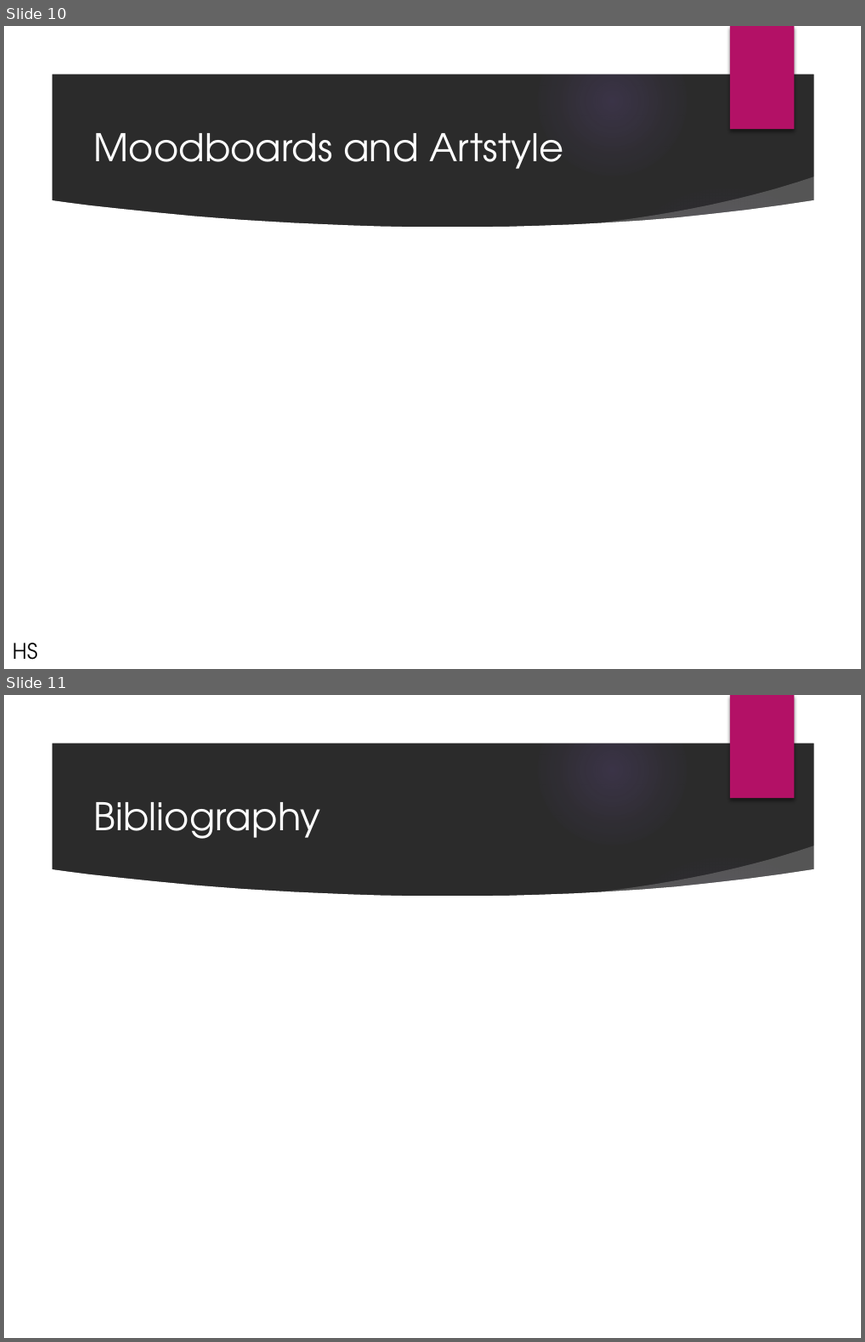
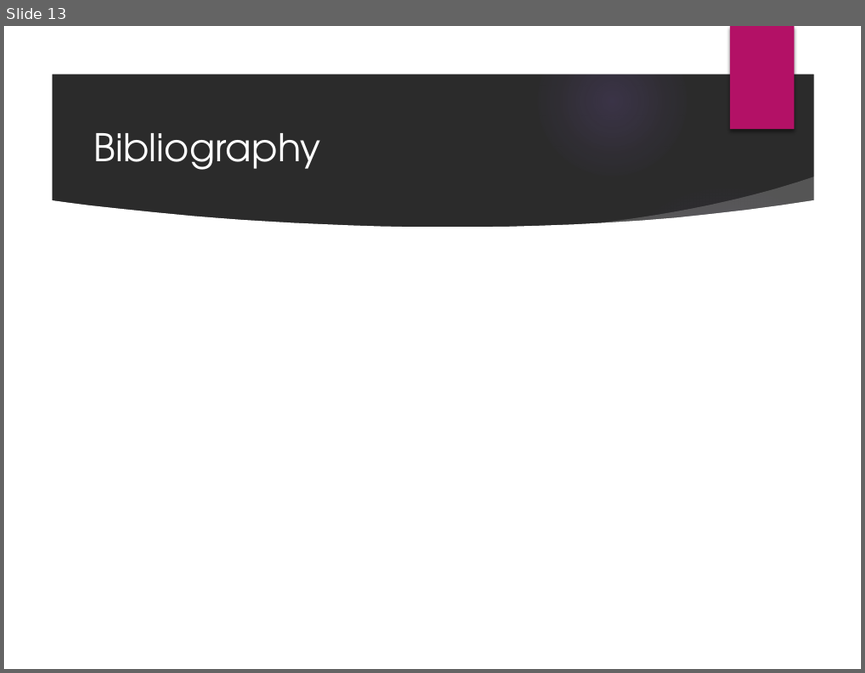
Before and after one commit to UoSGamesGroups/first-semester-l-4-5-group-5, a slide deck: Presentations/firstPresentation.pptx. Shown one above the other, each under a label of ours: slides 10 and 11 before the commit, slide 13 after it. The pictures are 865x1342 and 865x673 pixels, drawn with LibreOffice and Linux fonts; fonts in the diff are those of the drawing; background and template pictures are left out; a plain dark background stands for a picture behind light text. Boxes give left, top, right and bottom in pixels: in the first picture for what was removed or moved away, otherwise in the second. Text is boxed around its words. In the diff, an @@ line names an element or a change of style, - is before the commit and + after.

```diff
--- a/Presentations/firstPresentation.pptx
+++ b/Presentations/firstPresentation.pptx
@@ slide 10 removed at (4, 26, 861, 669), background picture (left out); not listed: 9 template elements that a slide beside it also shows @@
@@ title removed at (94, 133, 563, 169) @@
-Moodboards and Artstyle
@@ text removed at (12, 642, 38, 659) @@
-HS
@@ what was slide 11 is now slide 13 @@
```
Also in this commit, not shown: 3 slides changed, 3 slides added.
